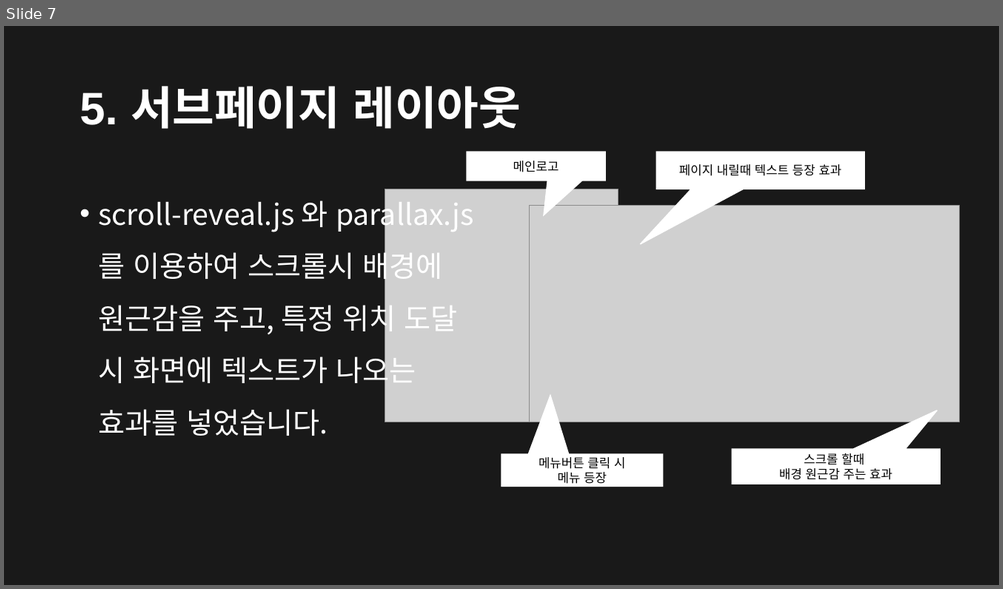
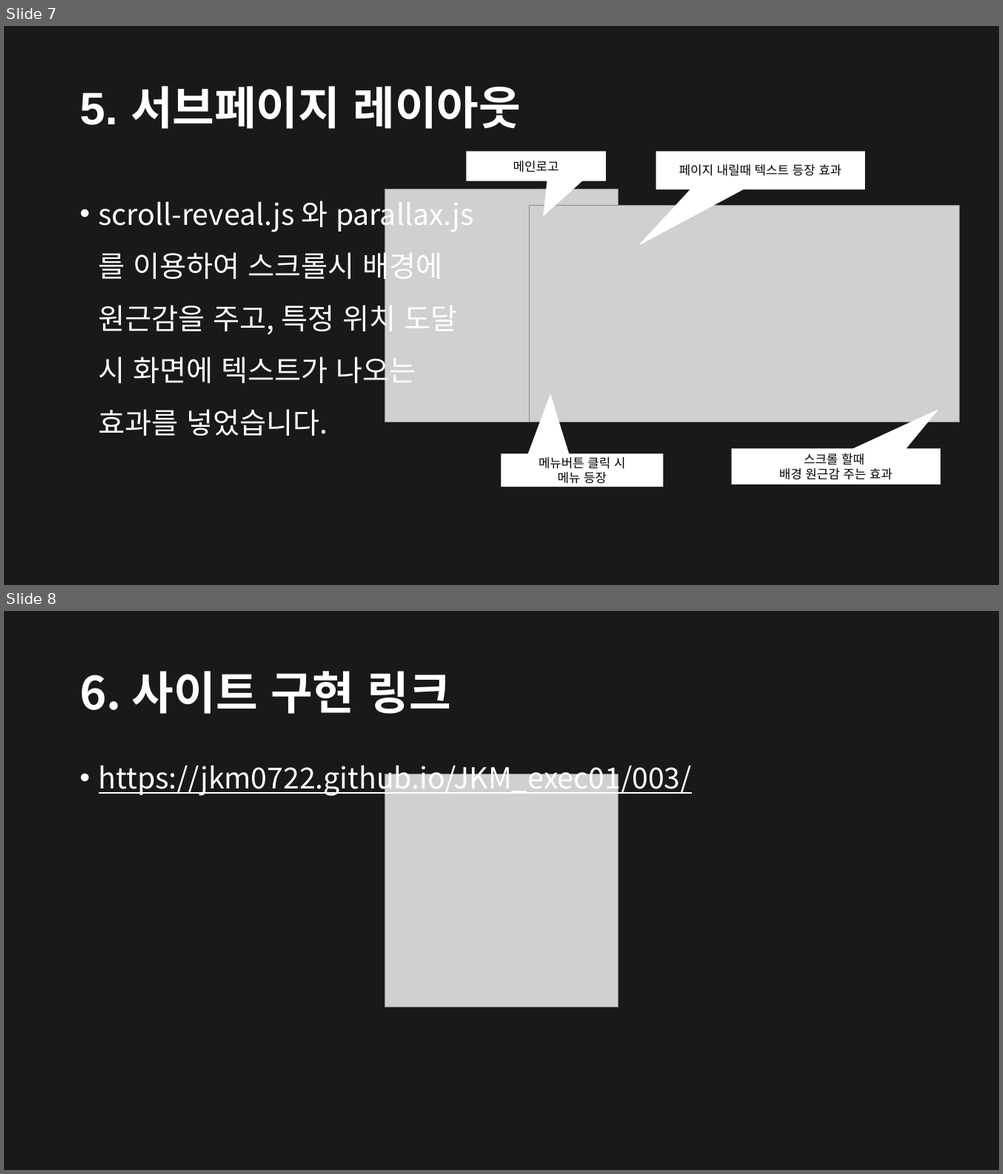
Before and after one commit to JKM0722/JKM_exec01, a slide deck: 003/가이드문서/WM Entertainment.pptx. Shown one above the other, each under a label of ours: slide 7 before the commit, slides 7 and 8 after it. The pictures are 1003x589 and 1003x1174 pixels, drawn with LibreOffice and Linux fonts; fonts in the diff are those of the drawing; grey boxes stand for pictures. Boxes give left, top, right and bottom in pixels: in the first picture for what was removed or moved away, otherwise in the second. Text is boxed around its words. In the diff, an @@ line names an element or a change of style, - is before the commit and + after.

```diff
--- a/003/가이드문서/WM Entertainment.pptx
+++ b/003/가이드문서/WM Entertainment.pptx
@@ slide 8 added at <box>4,611,999,1170</box>, background #000000 at 90% opacity @@
@@ title added at <box>79,671,451,714</box>, 44 pt, text #FFFFFF, bold @@
+6. 사이트 구현 링크
@@ text added at <box>99,765,691,797</box>, 28 pt, text #FFFFFF, underline @@
+• https://jkm0722.github.io/JKM_exec01/003/
@@ picture added at <box>384,775,617,1007</box> @@
```
Also in this commit, not shown: 1 slide changed, 5 other files.
